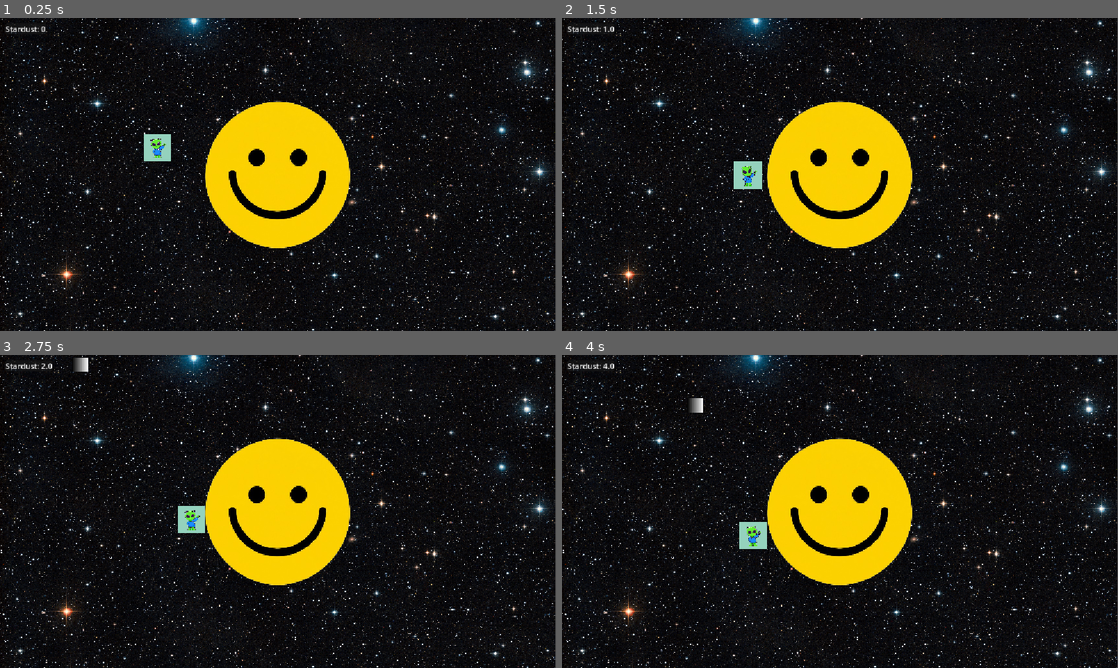
Above: before the commit, frames 1-4 (two rows, left to right).
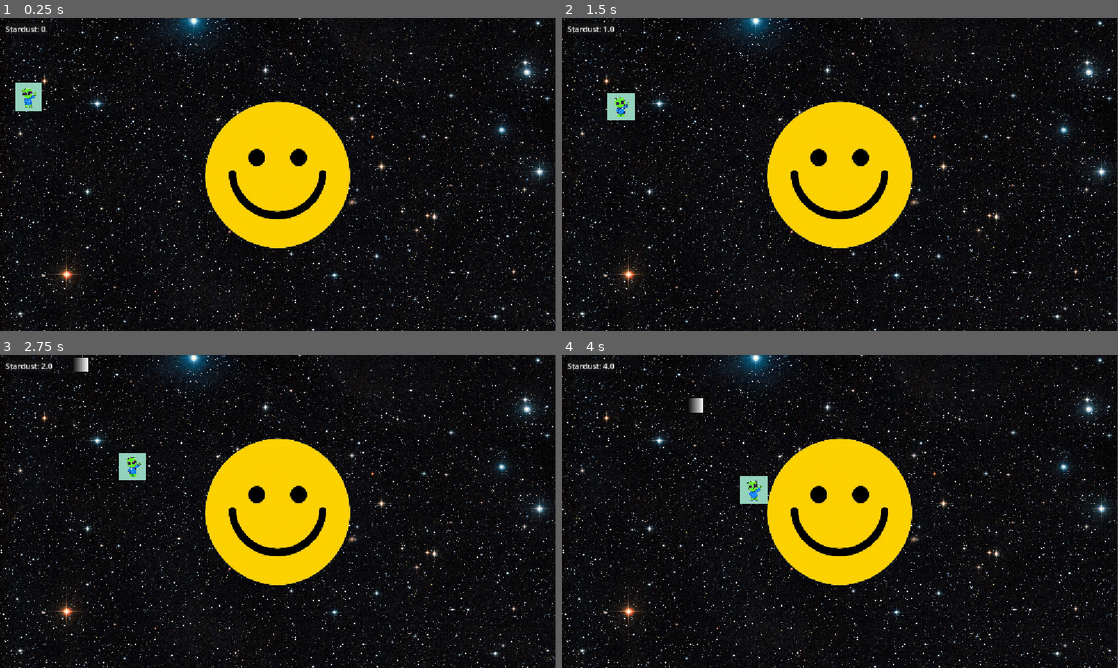
Above: after the commit, the same moments.

Repository: SteveJaws/space-idle-game
Game: Godot game, scene res://Scenes/main.tscn
The game is run twice, just before and just after one commit, with the same random seed, the same clock (stepped at 60 frames per second) and the same inputs.
Inputs (mouse positions are in pixels of both pictures, inside the frame that each line leads up to):
- Up to frame 1 (0.25 s): no input
- Up to frame 2 (1.5 s): move the mouse to (962, 158) at 0.52 s; hold Right (ui_right) 0.53-1.28 s; click (962, 158) at 0.67 s; move the mouse to (728, 190) at 1.27 s; hold Left (ui_left) from 1.28 s (still down)
- Up to frame 3 (2.75 s): move the mouse to (333, 442) at 2.02 s; release Left (ui_left) at 2.03 s; hold Right (ui_right) from 2.03 s (still down)
- Up to frame 4 (4 s): move the mouse to (812, 574) at 2.77 s; click (812, 574) at 2.92 s; move the mouse to (1006, 558) at 3.52 s; release Right (ui_right) at 3.53 s; hold Left (ui_left) from 3.53 s (still down)

The runs differ from the first frame. In frame 1, 0.9% of the frame differs, in the area x 2-31%, y 20-46%; in frame 2, 0.9%, in the area x 8-36%, y 24-55%; in frame 3, 0.8%; in frame 4, 0.9%.

Commit message:
Alien now has random movement behaviour

Diff:
--- a/Scenes/alien.tscn
+++ b/Scenes/alien.tscn
@@ -14,8 +14,13 @@
 scale = Vector2(0.18, 0.18)
 texture = ExtResource("1_mdm8w")
 
-[node name="AlienGravityHandler" type="Node" parent="." unique_id=1258961459]
+[node name="AlienMovementHandler" type="Node" parent="." unique_id=1258961459]
 script = ExtResource("2_fhrgm")
+minTimeTillNewJump = 5.0
+maxTimeTillNewJump = 10.0
+minTimeTillNewMovement = 2.0
+maxTimeTillNewMovement = 5.0
+maxTimeMovementLength = 6.0
 
 [node name="Area2D" type="Area2D" parent="." unique_id=174799453]
 collision_layer = 2
@@ -29,7 +34,16 @@
 shape = SubResource("RectangleShape2D_b3h60")
 
 [node name="DelayTillNextJump" type="Timer" parent="." unique_id=284953131]
+one_shot = true
 
-[connection signal="body_entered" from="Area2D" to="AlienGravityHandler" method="_on_area_2d_body_entered"]
-[connection signal="body_exited" from="Area2D" to="AlienGravityHandler" method="_on_area_2d_body_exited"]
-[connection signal="timeout" from="DelayTillNextJump" to="AlienGravityHandler" method="_on_delay_till_next_jump_timeout"]
+[node name="DelayTillNextMove" type="Timer" parent="." unique_id=1826347189]
+one_shot = true
+
+[node name="MoveTime" type="Timer" parent="." unique_id=47878858]
+one_shot = true
+
+[connection signal="body_entered" from="Area2D" to="AlienMovementHandler" method="_on_area_2d_body_entered"]
+[connection signal="body_exited" from="Area2D" to="AlienMovementHandler" method="_on_area_2d_body_exited"]
+[connection signal="timeout" from="DelayTillNextJump" to="AlienMovementHandler" method="_on_delay_till_next_jump_timeout"]
+[connection signal="timeout" from="DelayTillNextMove" to="AlienMovementHandler" method="_on_delay_till_next_move_timeout"]
+[connection signal="timeout" from="MoveTime" to="AlienMovementHandler" method="_on_move_time_timeout"]
--- a/Scenes/main.tscn
+++ b/Scenes/main.tscn
@@ -73,7 +73,7 @@
 scale = Vector2(2.035, 2.035)
 
 [node name="Alien" parent="GameArea" unique_id=1097530145 instance=ExtResource("3_344ge")]
-position = Vector2(-252, -56)
+position = Vector2(-519, -161)
 scale = Vector2(0.57, 0.57)
 
 [node name="MainGameController" type="Node" parent="." unique_id=1240563683]
--- a/Scripts/Objects/Alien/alien_gravity_handler.gd
+++ b/Scripts/Objects/Alien/alien_gravity_handler.gd
@@ -2,22 +2,34 @@
 
 @onready var alienBody: CharacterBody2D = $"..";
 @onready var jumpTimer: Timer = $"../DelayTillNextJump";
+@onready var delayMoveTimer: Timer = $"../DelayTillNextMove";
+@onready var moveTimeTimer: Timer = $"../MoveTime";
 
 var planetCore: Marker2D = null;
 
 var gravityStrength: int = 0;
 
 var onPlanet: bool = false;
+var canMove: bool = false;
+
+var moveDirection: int = -1;
 
 @export var jumpHeigth: int = 100;
 @export var moveSpeed: int = 50;
 
 @export var minTimeTillNewJump: float = 10;
 @export var maxTimeTillNewJump: float = 30;
+@export var minTimeTillNewMovement: float = 5;
+@export var maxTimeTillNewMovement: float = 45;
+@export var minTimeMovementLength: float = 3;
+@export var maxTimeMovementLength: float = 10;
 
 func _ready() -> void:
 	self.jumpTimer.wait_time = randf_range(self.minTimeTillNewJump, self.maxTimeTillNewJump);
 	self.jumpTimer.start();
+
+	self.delayMoveTimer.wait_time = randf_range(self.minTimeTillNewMovement, self.maxTimeTillNewMovement);
+	self.delayMoveTimer.start();
 
 # Called every frame. 'delta' is the elapsed time since the previous frame.
 func _process(delta: float) -> void:
@@ -29,7 +41,9 @@
 
 	var gravityVelocity = directionToCore * self.gravityStrength;
 
-	var moveVelocity: Vector2 = self.get_move_direction();
+	var moveVelocity: Vector2 = Vector2.ZERO;
+
+	if(self.canMove): moveVelocity = self.get_move_direction();
 
 	self.alienBody.velocity = gravityVelocity + moveVelocity;
 
@@ -59,12 +73,28 @@
 
 	var surface_tangent = to_core.rotated(PI / 2)
 
-	var input_axis = Input.get_axis("ui_left", "ui_right")
-
-	return surface_tangent * input_axis * 100;
-
+	return surface_tangent * self.moveSpeed * self.moveDirection;
 
 func _on_delay_till_next_jump_timeout() -> void:
-	self.jump()
+	if(self.onPlanet):
+		self.jump()
 	self.jumpTimer.wait_time = randf_range(self.minTimeTillNewJump, self.maxTimeTillNewJump);
 	self.jumpTimer.start();
+
+func _on_delay_till_next_move_timeout() -> void:
+	var moveDirection: int = 0;
+
+	while(moveDirection == 0):
+		moveDirection = randi_range(-1, 1);
+
+	self.moveDirection = moveDirection;
+
+	if(self.onPlanet):
+		self.canMove = true;
+	self.moveTimeTimer.wait_time = randf_range(self.minTimeMovementLength, self.maxTimeMovementLength);
+	self.moveTimeTimer.start();
+
+func _on_move_time_timeout() -> void:
+	self.canMove = false;
+	self.delayMoveTimer.wait_time = randf_range(self.minTimeTillNewMovement, self.maxTimeTillNewMovement);
+	self.delayMoveTimer.start();
